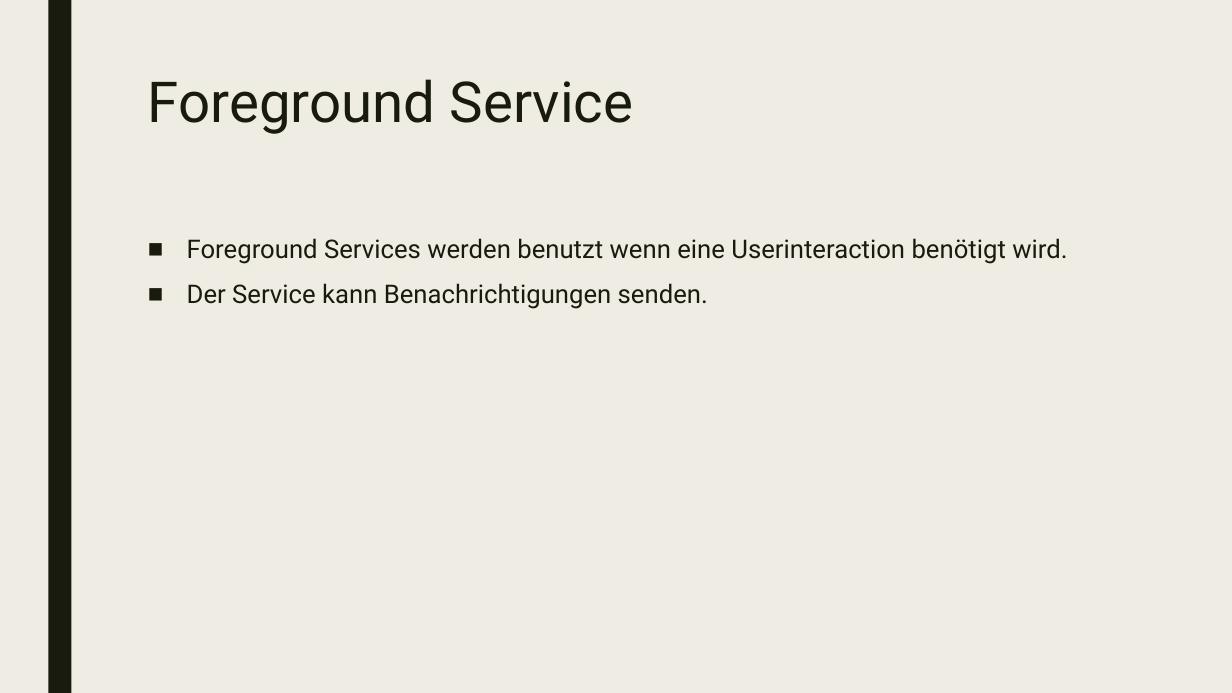
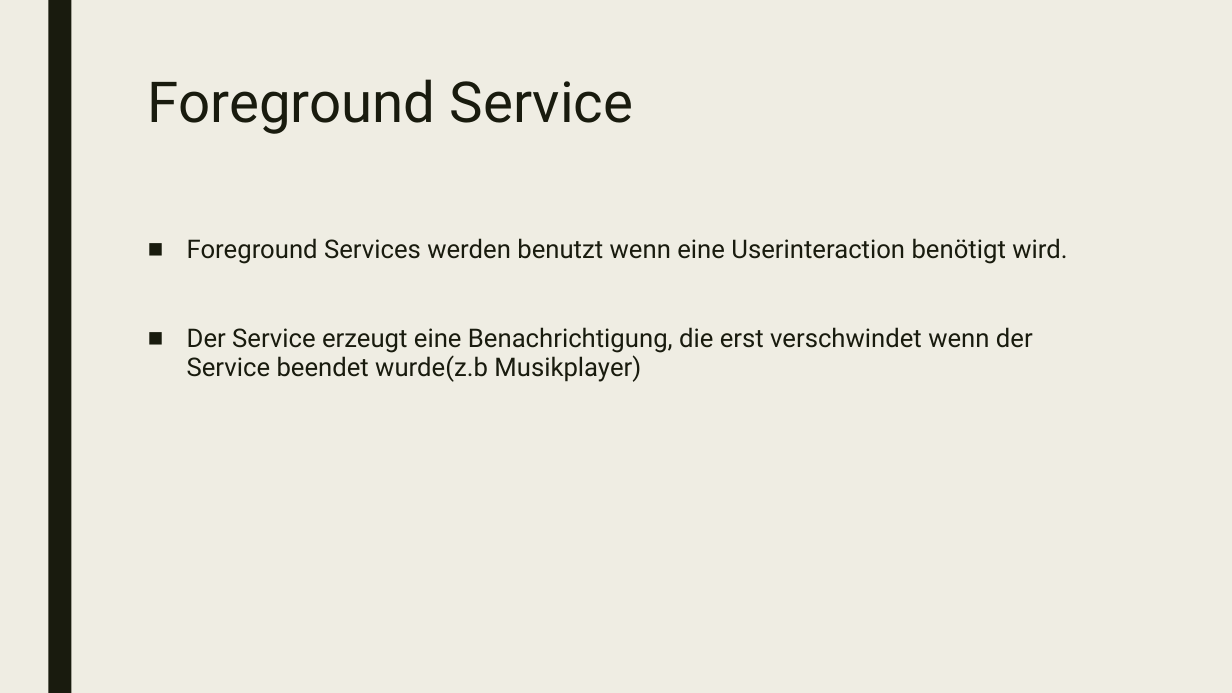
Before and after one commit to EricBuchinger/NVS_Referat, a slide deck: slide 11 of Fragments and Services.pptx (slide 6 before the commit). Drawn at 1232x693 pixels with LibreOffice and Linux fonts; fonts in the diff are those of the drawing. Boxes give left, top, right and bottom in pixels: in the first picture for what was removed or moved away, otherwise in the second. Text is boxed around its words. In the diff, an @@ line names an element or a change of style, - is before the commit and + after.

```diff
--- a/Fragments and Services.pptx
+++ b/Fragments and Services.pptx
@@ text at <box>187,327,1033,382</box>: text changed @@
-■ Der Service kann Benachrichtigungen senden.
+■ Der Service erzeugt eine Benachrichtigung, die erst verschwindet wenn der Service beendet wurde(z.b Musikplayer)
```
Also in this commit, not shown: 5 slides added, 1 other file.
